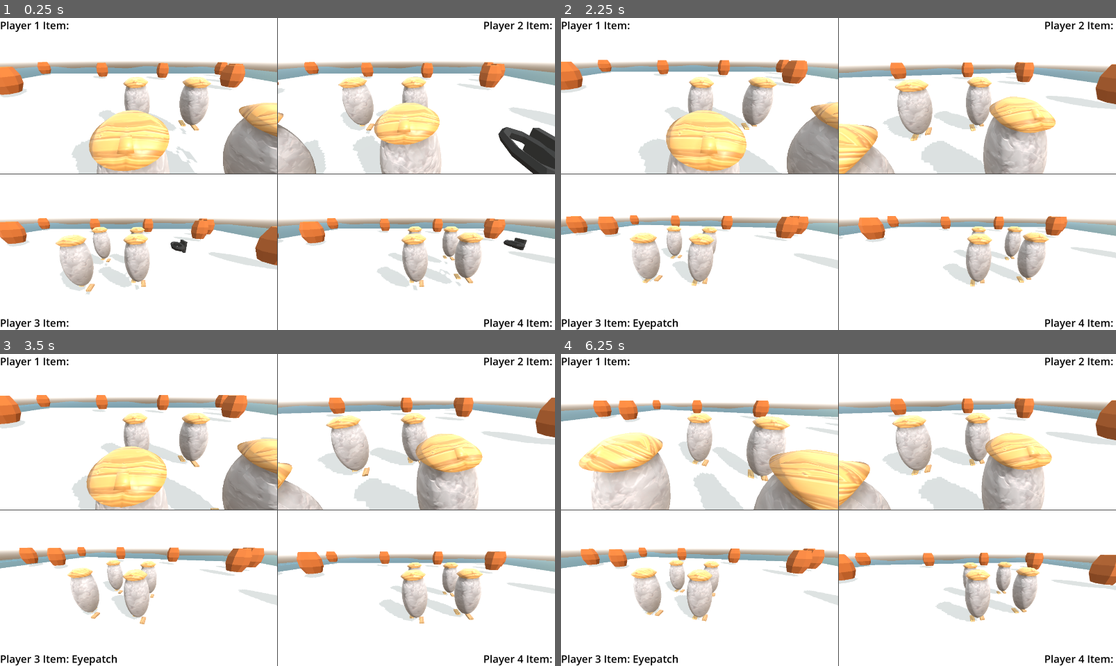
Above: before the commit, frames 1-4 (two rows, left to right).
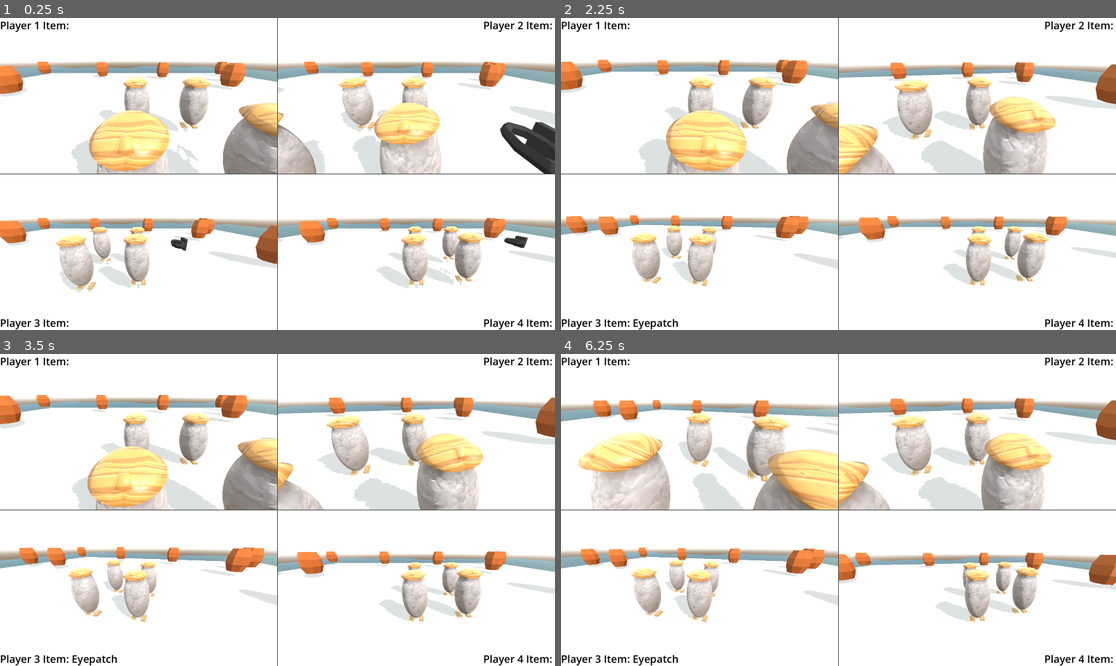
Above: after the commit, the same moments.

Repository: SofiaTilde/wrecked-DH2650-spel-project
Game: Godot game, scene res://node_3d.tscn
Two runs of this game, one before a commit and one after it. Both use one fixed random seed, a clock stepped at 60 frames per second and the inputs below.
Inputs (mouse positions are in pixels of both pictures, inside the frame that each line leads up to):
- Up to frame 1 (0.25 s): no input
- Up to frame 2 (2.25 s): move the mouse to (866, 174) at 0.52 s; move the mouse to (810, 174) at 1.27 s; move the mouse to (849, 167) at 2.02 s
- Up to frame 3 (3.5 s): move the mouse to (271, 516) at 2.77 s
- Up to frame 4 (6.25 s): move the mouse to (877, 513) at 3.52 s; move the mouse to (794, 506) at 4.27 s; move the mouse to (844, 510) at 5.02 s; move the mouse to (816, 503) at 5.77 s

The runs differ from the first frame. In frame 1, 2.5% of the frame differs, in the area x 0-100%, y 13-89%; in frame 2, 0.1%; in frame 3, 0.7%; in frame 4, 0.7%.

Commit message:
UPDATE rework jumping

Diff:
--- a/wrecked/player_controller.gd
+++ b/wrecked/player_controller.gd
@@ -1,11 +1,17 @@
 extends CharacterBody3D
 
 const SPEED = 9
-const JUMP_VELOCITY = 9.5
-const PUSH_FORCE = 3.6
+const GRAVITY = -9.8
+const JUMP_VELOCITY = 7.5
+const JUMPACCELERATION = 2.5
+const JUMPDEACCELERATION = 0.5
+const PUSH_FORCE = 1.6
 const CAMERA_DEADZONE := 0.1
-const ACCELERATION =3.5
-const DEACCELERATION =4.5
+const ACCELERATION =2.5
+const DEACCELERATION =1.5
+var fall_multiplier: float = 0.5
+var jump_cut_multiplier: float = 0.8
+
 var joystick_sensitivity :=0.05
 var mouse_sensitivity :=0.001
 var twist_input := 0.0
@@ -18,7 +24,7 @@
 @onready var label_node = get_parent().get_node("Label")
 
 
-@export var player_id = 1 #p1 är default val! Ändra per spelar node i inspector!
+@export var player_id = 1 #p1 är default val! Ändra per spelar node i inspector!var fall_multiplier: float = 0.5var jump_cut_multiplier: float = 0.8
 
 #animation player:
 var ap: AnimationPlayer
@@ -50,19 +56,7 @@
 	twist_input = 0.0
 	pitch_input = 0.0
 	var player_velocity = velocity
-	var jump_state = player_jump(player_velocity,delta)
-
-
-
-	# Gravity
-	#if not is_on_floor():
-	#	velocity += get_gravity() * delta *2.0
-
-	# Jump
-	# now use Input Map
-	#if Input.is_action_just_pressed("jump_%s" % [player_id]) and is_on_floor():
-	#	velocity.y = JUMP_VELOCITY
-
+	var jump_state_adv = player_jump_adv(player_velocity.y,delta)
 
 
 
@@ -84,7 +78,8 @@
 
 #acceleration case
 	if direction != Vector3.ZERO:
-		ap.play("Running")
+		#tog bort för att tydligare visa
+		#ap.play("Running")
 		player_velocity = player_velocity.lerp(direction*SPEED, ACCELERATION*delta)
 		#player_velocity = player_velocity.lerp(input_dir*SPEED, ACCELERATION*delta)
 		#velocity.x = direction.x * SPEED #L/R
@@ -93,7 +88,7 @@
 
 #deacceleration case
 	else:
-		ap.play("Running")
+		ap.play("idle")
 		player_velocity = player_velocity.lerp(Vector3.ZERO, DEACCELERATION*delta)
 		velocity.x = move_toward(velocity.x, 0, SPEED)
 		velocity.z = move_toward(velocity.z, 0, SPEED)
@@ -102,7 +97,7 @@
 	velocity.x = player_velocity.x
 	velocity.z = player_velocity.z
 	# Jumping
-	velocity.y = jump_state
+	velocity.y = jump_state_adv
 
 	# Reset capture when closing
 	if Input.is_action_just_pressed("ui_cancel"):
@@ -117,17 +112,19 @@
 		update_item_label(" ")
 
 
-func player_jump(velocity,delta) ->float:
-		# Gravity
-	if not is_on_floor():
-		velocity += get_gravity() * delta *2.0
 
-	# Jump
-	# now use Input Map
-	if Input.is_action_just_pressed("jump_%s" % [player_id]) and is_on_floor():
-		velocity.y = JUMP_VELOCITY
+func player_jump_adv(jump_velocity,delta)-> float:
 
-	return velocity.y
+	var is_jumping = Input.is_action_just_pressed("jump_%s" % [player_id]) and is_on_floor()
+	var is_releasing_jump = Input.is_action_just_released("jump_%s" % [player_id]) and jump_velocity > 0
+	if is_jumping :
+		jump_velocity += JUMP_VELOCITY
+	elif not is_on_floor():
+		if is_releasing_jump and jump_velocity>0:
+			jump_velocity -=  GRAVITY * JUMPDEACCELERATION * delta*fall_multiplier
+		else:
+			jump_velocity += GRAVITY * JUMPACCELERATION * delta *jump_cut_multiplier
+	return jump_velocity
 
 
 
